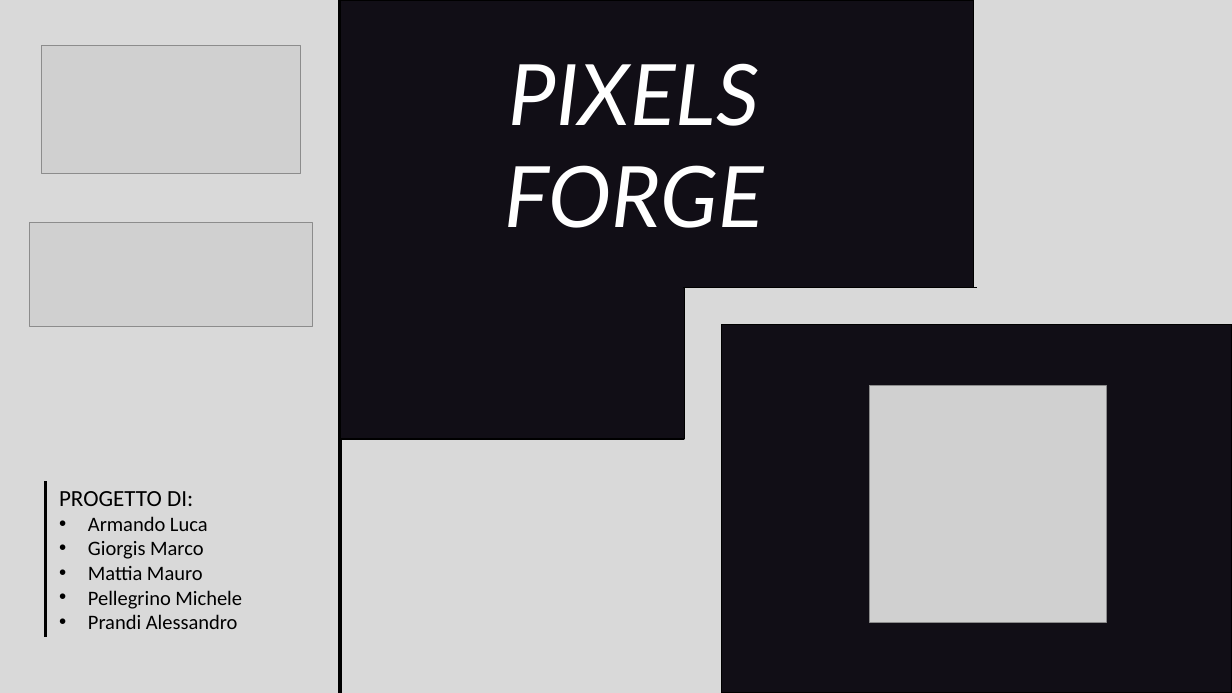
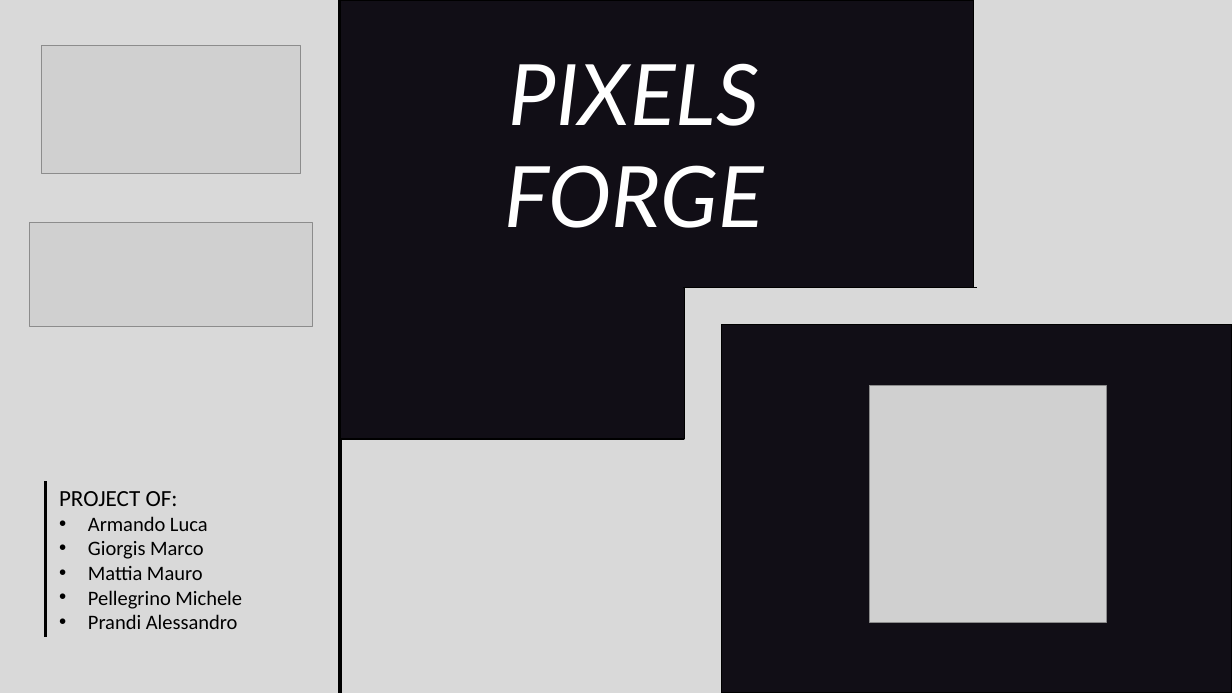
Before and after one commit to PixelsForge/PCTO_Game_Ability, a slide deck: slide 1 of PCTO_GameAbility2024.pptx. Drawn at 1232x693 pixels with LibreOffice and Linux fonts; fonts in the diff are those of the drawing; grey boxes stand for pictures. Boxes give left, top, right and bottom in pixels: in the first picture for what was removed or moved away, otherwise in the second. Text is boxed around its words. In the diff, an @@ line names an element or a change of style, - is before the commit and + after.

```diff
--- a/PCTO_GameAbility2024.pptx
+++ b/PCTO_GameAbility2024.pptx
@@ text at (59,491,178,506): text changed @@
-PROGETTO DI:
+PROJECT OF:
```
Also in this commit, not shown: 2 other files.
